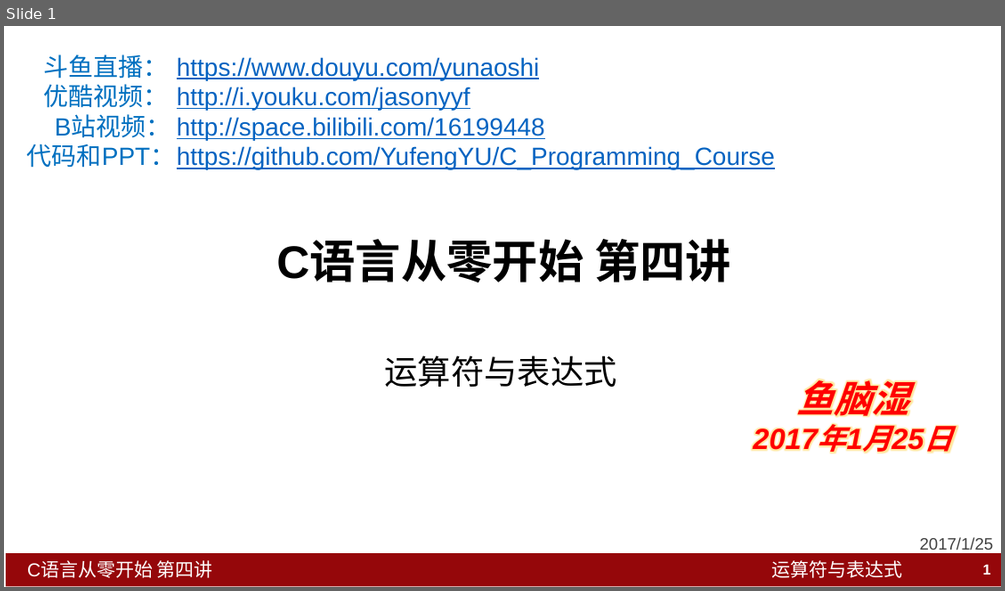
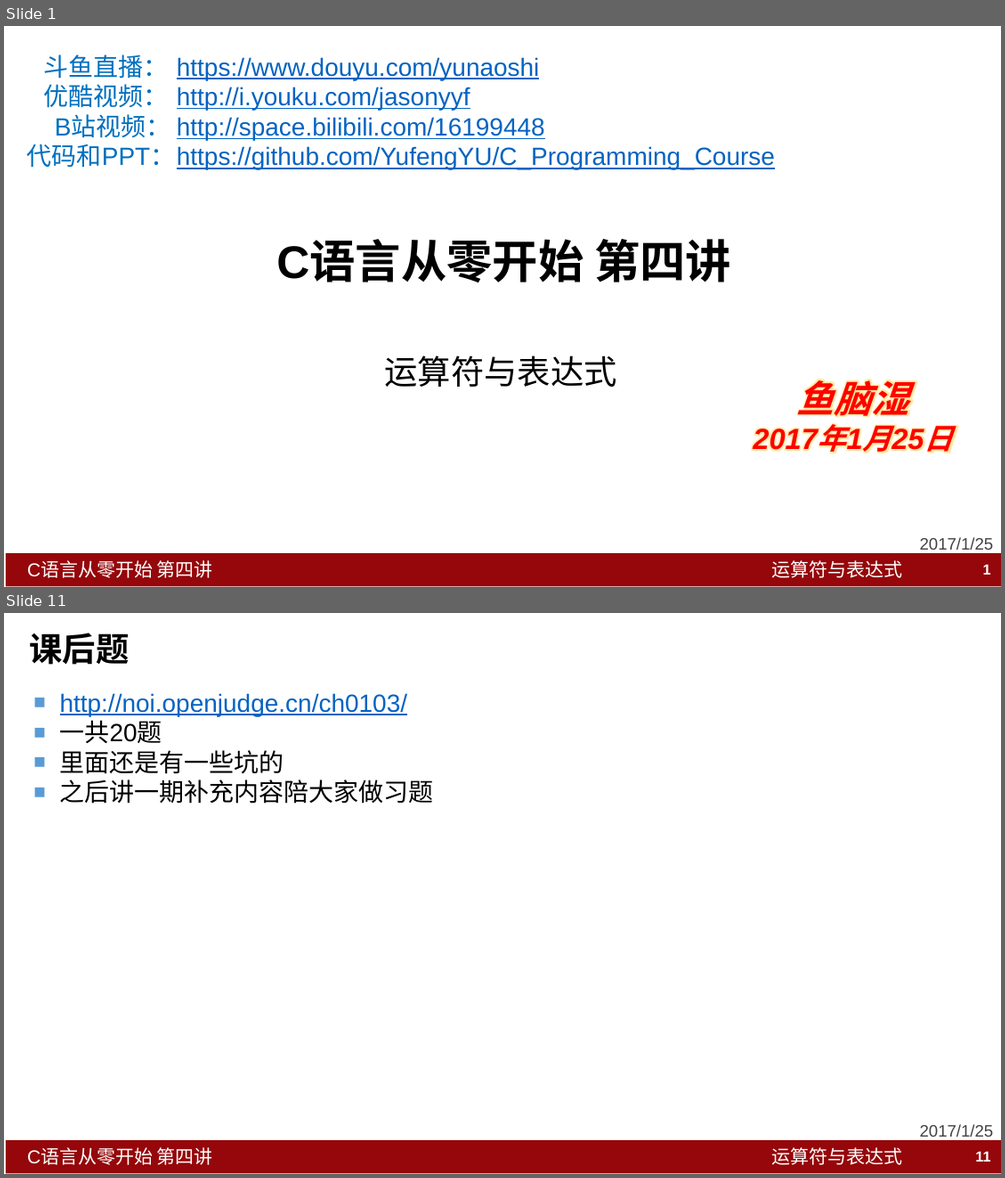
Before and after one commit to YufengYU/C_Programming_Course, a slide deck: Lesson4_Expression/C语言从零开始_第四讲_运算符与表达式.pptx. Shown one above the other, each under a label of ours: slide 1 before the commit, slides 1 and 11 after it; the slides between them are not shown. The pictures are 1005x591 and 1005x1178 pixels, drawn with LibreOffice and Linux fonts; fonts in the diff are those of the drawing. Boxes give left, top, right and bottom in pixels: in the first picture for what was removed or moved away, otherwise in the second. Text is boxed around its words. In the diff, an @@ line names an element or a change of style, - is before the commit and + after.

```diff
--- a/Lesson4_Expression/C语言从零开始_第四讲_运算符与表达式.pptx
+++ b/Lesson4_Expression/C语言从零开始_第四讲_运算符与表达式.pptx
@@ slide 11 added at (4,613,1001,1174), background #FFFFFF; not listed: 3 template elements that a slide beside it also shows @@
@@ title added at (29,633,129,665), 32 pt, text #000000, bold @@
+课后题
@@ text added at (60,693,434,803), 24 pt, text #0563C1, underline @@
+■ http://noi.openjudge.cn/ch0103/
+■ 一共20题
+■ 里面还是有一些坑的
+■ 之后讲一期补充内容陪大家做习题
@@ text added at (920,1124,994,1136), 16 pt, text #424242 @@
+2017/1/25
@@ page number added at (975,1151,990,1161), 14 pt, text #FFFFFF, bold @@
+11
```
Also in this commit, not shown: 1 slide changed, 8 other slides added, 1 slide removed, 15 other files.
